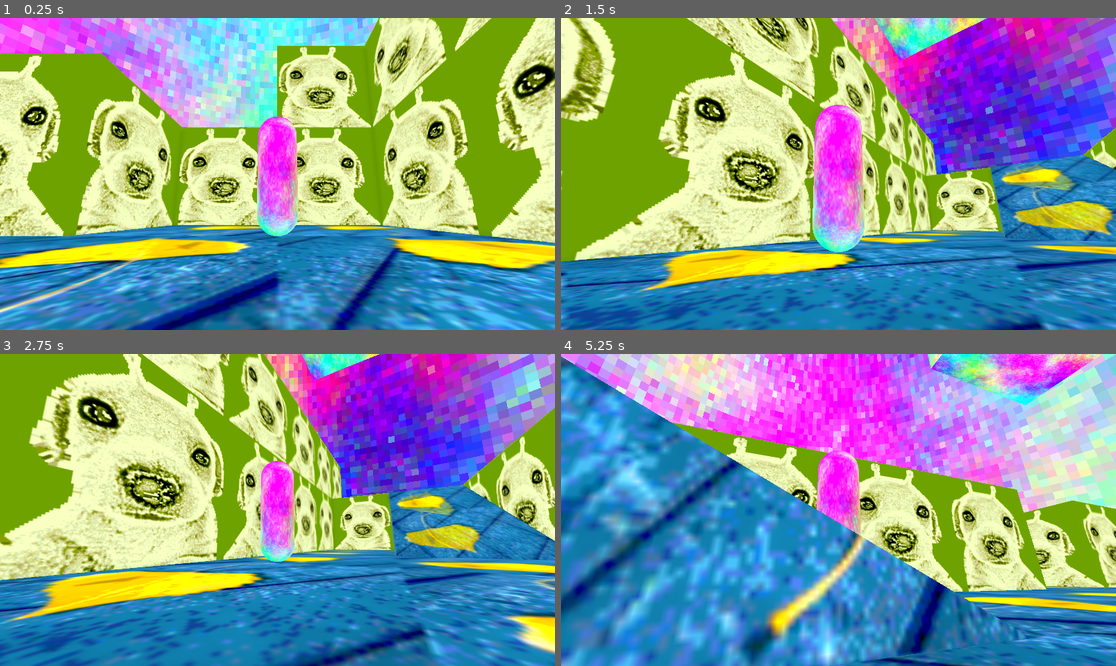
Above: before the commit, frames 1-4 (two rows, left to right).
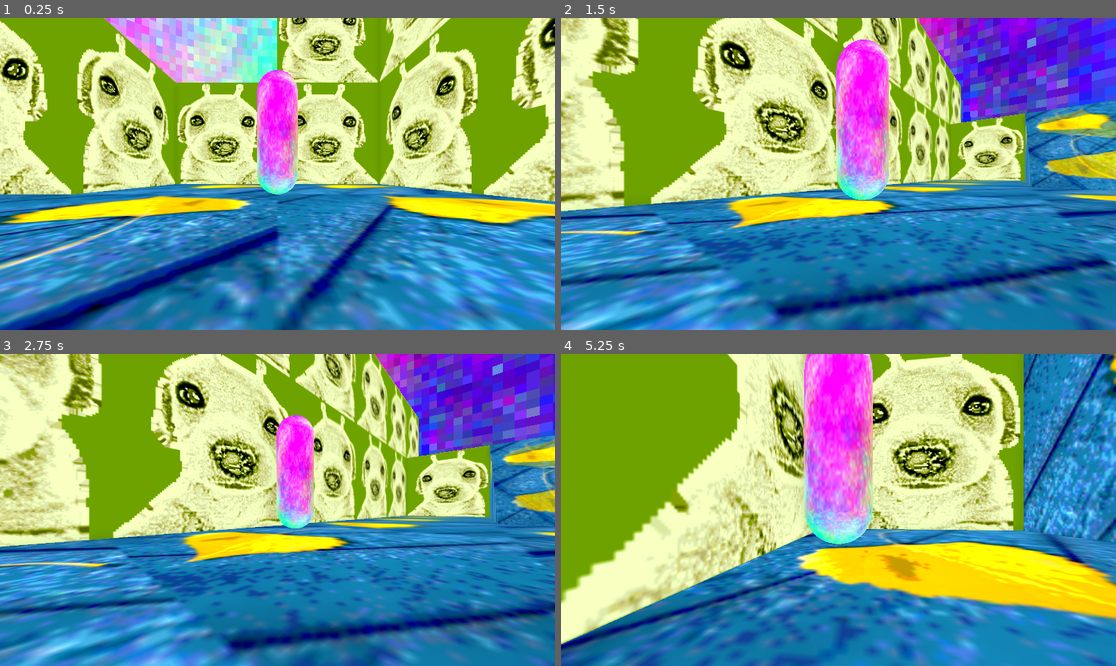
Above: after the commit, the same moments.

Repository: crittergirl/puppydream
Game: Godot game, scene res://main.tscn
Same seed, same stepped clock (60 frames per second), same inputs: the game is played once before the commit and once after it.
Inputs:
- Up to frame 1 (0.25 s): no input
- Up to frame 2 (1.5 s): tap Enter at 0.5 s; hold D (move_right) 0.53-1.28 s; hold S (move_back) from 1.28 s (still down)
- Up to frame 3 (2.75 s): release S (move_back) at 2.03 s; hold D (move_right) from 2.03 s (still down)
- Up to frame 4 (5.25 s): release D (move_right) at 2.78 s; hold W (move_forward) 2.78-3.53 s; hold A (move_left) 3.53-5.03 s; hold S (move_back) from 5.03 s (still down)

The runs differ from the first frame. In frame 1, 77% of the frame differs, in the area x 0-100%, y 0-100%; in frame 2, 79%; in frame 3, 83%; in frame 4, 92%.

Commit message:
slerp camera towards owner

Diff:
--- a/puppy.gd
+++ b/puppy.gd
@@ -3,7 +3,11 @@
 var move_speed := 3.0
 
 func _process(delta: float) -> void:
-	%camera.look_at(%target.global_position)
+	var owner_direction: Vector3 = (%owner.global_position - global_position).normalized()
+	if (-%camera.global_basis.z).angle_to(owner_direction):
+		var look_vector: Vector3 = (-%camera.global_basis.z).slerp(owner_direction, 20.0 * delta)
+		%camera.look_at(%camera.global_position + look_vector)
+	#%camera.look_at(%target.global_position)
 
 func _physics_process(delta: float) -> void:
 	if not is_on_floor():
